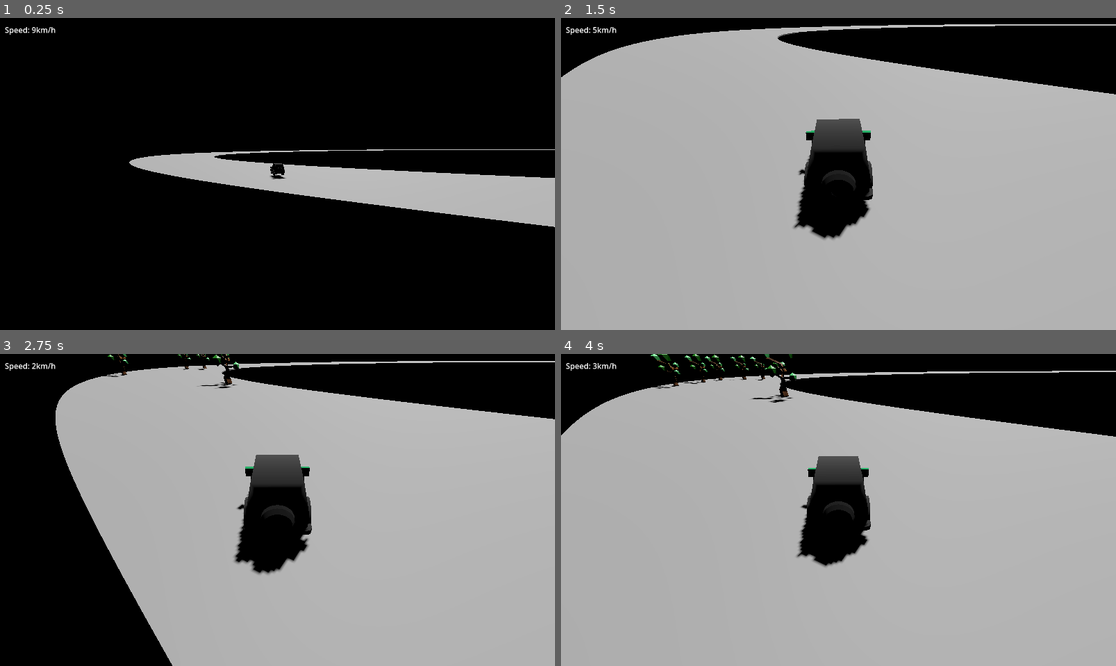
Above: before the commit, frames 1-4 (two rows, left to right).
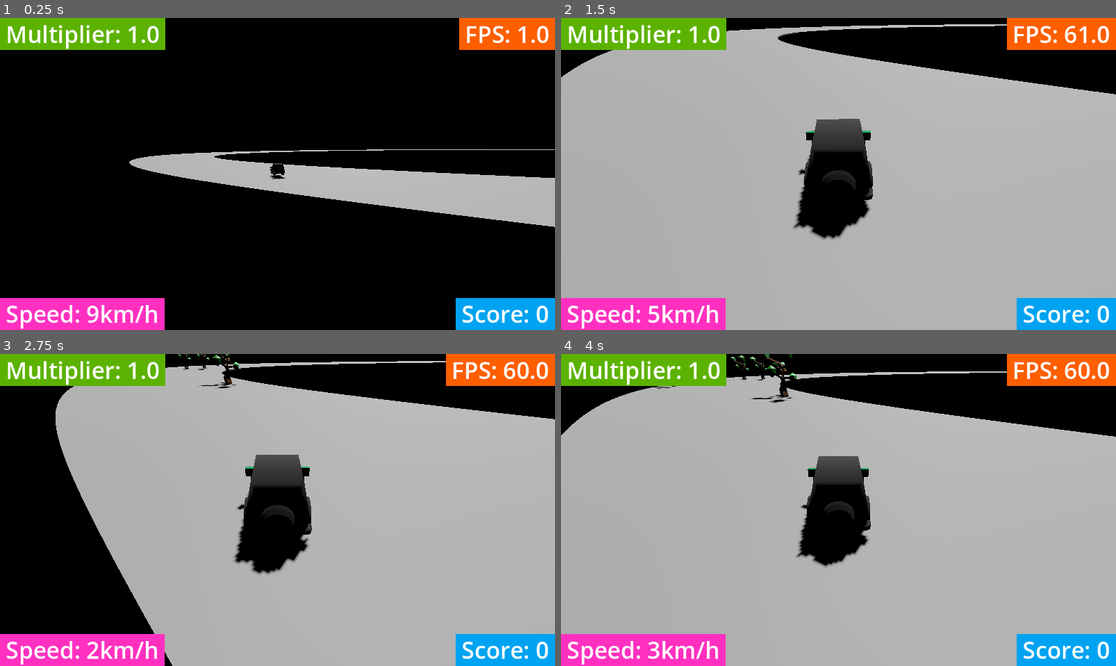
Above: after the commit, the same moments.

Repository: VriskaSekret/car_game
Game: Godot game, scene res://scenes/test_scene.tscn
The game is run twice, just before and just after one commit, with the same random seed, the same clock (stepped at 60 frames per second) and the same inputs.
Inputs:
- Up to frame 1 (0.25 s): no input
- Up to frame 2 (1.5 s): hold D (steer_right) 0.53-1.28 s; tap Space at 0.77 s; hold S (brake) from 1.28 s (still down)
- Up to frame 3 (2.75 s): tap Space at 1.52 s; release S (brake) at 2.03 s; hold D (steer_right) from 2.03 s (still down)
- Up to frame 4 (4 s): release D (steer_right) at 2.78 s; hold W (accelerate) 2.78-3.53 s; tap Space at 3.02, 3.77 s; hold A (steer_left) from 3.53 s (still down)

The runs differ from the first frame. In frame 1, 9.7% of the frame differs, in the area x 0-100%, y 0-100%; in frame 2, 9.9%; in frame 3, 9.9%; in frame 4, 9.9%.

Commit message:
UI
menus in each corner

Diff:
--- /dev/null
+++ b/fps.gd
@@ -0,0 +1,6 @@
+extends Label
+
+@onready var fps: Label = $"."
+
+func _process(delta):
+	fps.text = " FPS: %s " % Engine.get_frames_per_second()
--- /dev/null
+++ b/multiplier.gd
@@ -0,0 +1,6 @@
+extends Label
+
+@onready var multiplier: Label = $"."
+
+func _process(delta):
+	multiplier.text = " Multiplier: %s " % Global.speed_score_multiplier
--- a/scenes/test_scene.tscn
+++ b/scenes/test_scene.tscn
@@ -1,11 +1,14 @@
-[gd_scene load_steps=11 format=3 uid="uid://be1mi7mimuwfx"]
+[gd_scene load_steps=18 format=3 uid="uid://be1mi7mimuwfx"]
 
 [ext_resource type="Script" uid="uid://ivl5u3ahogss" path="res://scripts/Camera3D.gd" id="1_j8ivh"]
-[ext_resource type="Script" path="res://speedometer.gd" id="2_j8ivh"]
-[ext_resource type="Script" path="res://scenes/powerup_spawner.gd" id="3_7ddre"]
+[ext_resource type="Script" uid="uid://bi2b1qr07pq4p" path="res://speedometer.gd" id="2_j8ivh"]
+[ext_resource type="Script" uid="uid://uu65it10jh0e" path="res://scenes/powerup_spawner.gd" id="3_7ddre"]
 [ext_resource type="PackedScene" uid="uid://dbl4bno5e48ka" path="res://scenes/car.tscn" id="3_jaglt"]
 [ext_resource type="PackedScene" uid="uid://bacj14uc7wbkp" path="res://scenes/tree.tscn" id="3_nd71p"]
 [ext_resource type="PackedScene" uid="uid://bc5eqimuylhd0" path="res://scenes/beer.tscn" id="4_7ddre"]
+[ext_resource type="Script" uid="uid://b1psxi3fghrga" path="res://score.gd" id="7_wtsjf"]
+[ext_resource type="Script" uid="uid://c5i2ggcp6matc" path="res://multiplier.gd" id="8_rnaij"]
+[ext_resource type="Script" uid="uid://cm7fpg0a1fkp0" path="res://fps.gd" id="9_h3xc6"]
 
 [sub_resource type="ProceduralSkyMaterial" id="ProceduralSkyMaterial_74a4f"]
 sky_horizon_color = Color(0.64625, 0.65575, 0.67075, 1)
@@ -27,6 +30,18 @@
 "tilts": PackedFloat32Array(0, 0, 0, 0, 0, 0, 0, 0, 0, 0)
 }
 point_count = 10
+
+[sub_resource type="StyleBoxFlat" id="StyleBoxFlat_3qnke"]
+bg_color = Color(1, 0.186964, 0.751391, 1)
+
+[sub_resource type="StyleBoxFlat" id="StyleBoxFlat_rnaij"]
+bg_color = Color(0, 0.638133, 0.945713, 1)
+
+[sub_resource type="StyleBoxFlat" id="StyleBoxFlat_h3xc6"]
+bg_color = Color(0.360685, 0.699328, 0, 1)
+
+[sub_resource type="StyleBoxFlat" id="StyleBoxFlat_s36qc"]
+bg_color = Color(0.991127, 0.370156, 0, 1)
 
 [node name="TestScene" type="Node3D"]
 
@@ -77,11 +92,47 @@
 progress = 2435.6
 
 [node name="speedometer" type="Label" parent="."]
-offset_left = 10.0
-offset_top = 13.0
+anchors_preset = 2
+anchor_top = 1.0
+anchor_bottom = 1.0
+offset_top = -23.0
+offset_right = 30.0
+grow_vertical = 0
+theme_override_font_sizes/font_size = 48
+theme_override_styles/normal = SubResource("StyleBoxFlat_3qnke")
+script = ExtResource("2_j8ivh")
+
+[node name="score" type="Label" parent="."]
+anchors_preset = 3
+anchor_left = 1.0
+anchor_top = 1.0
+anchor_right = 1.0
+anchor_bottom = 1.0
+offset_left = -40.0
+offset_top = -23.0
+grow_horizontal = 0
+grow_vertical = 0
+theme_override_font_sizes/font_size = 48
+theme_override_styles/normal = SubResource("StyleBoxFlat_rnaij")
+script = ExtResource("7_wtsjf")
+
+[node name="multiplier" type="Label" parent="."]
 offset_right = 40.0
-offset_bottom = 36.0
-script = ExtResource("2_j8ivh")
+offset_bottom = 23.0
+theme_override_font_sizes/font_size = 48
+theme_override_styles/normal = SubResource("StyleBoxFlat_h3xc6")
+script = ExtResource("8_rnaij")
+
+[node name="fps" type="Label" parent="."]
+anchors_preset = 1
+anchor_left = 1.0
+anchor_right = 1.0
+offset_left = -40.0
+offset_bottom = 23.0
+grow_horizontal = 0
+theme_override_font_sizes/font_size = 48
+theme_override_styles/normal = SubResource("StyleBoxFlat_s36qc")
+script = ExtResource("9_h3xc6")
 
 [editable path="Car"]
 [editable path="Car/CarMesh"]
--- /dev/null
+++ b/score.gd
@@ -0,0 +1,6 @@
+extends Label
+
+@onready var score: Label = $"."
+
+func _process(delta):
+	score.text = " Score: %s " % Global.score
--- a/speedometer.gd
+++ b/speedometer.gd
@@ -4,4 +4,4 @@
 
 
 func _process(delta):
-	speedometer.text = "Speed: %skm/h" % int(round((car.linear_velocity.length()) * 2))
+	speedometer.text = " Speed: %skm/h " % int(round((car.linear_velocity.length()) * 2))
Not shown, added: fps.gd.uid
Not shown, added: multiplier.gd.uid
Not shown, added: score.gd.uid
